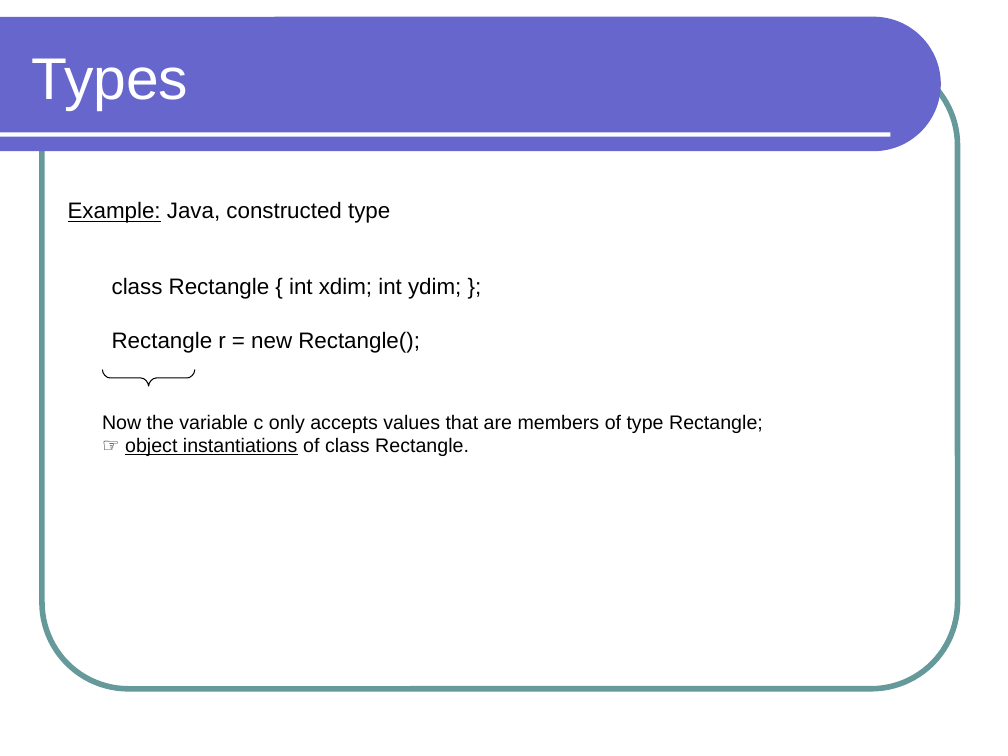
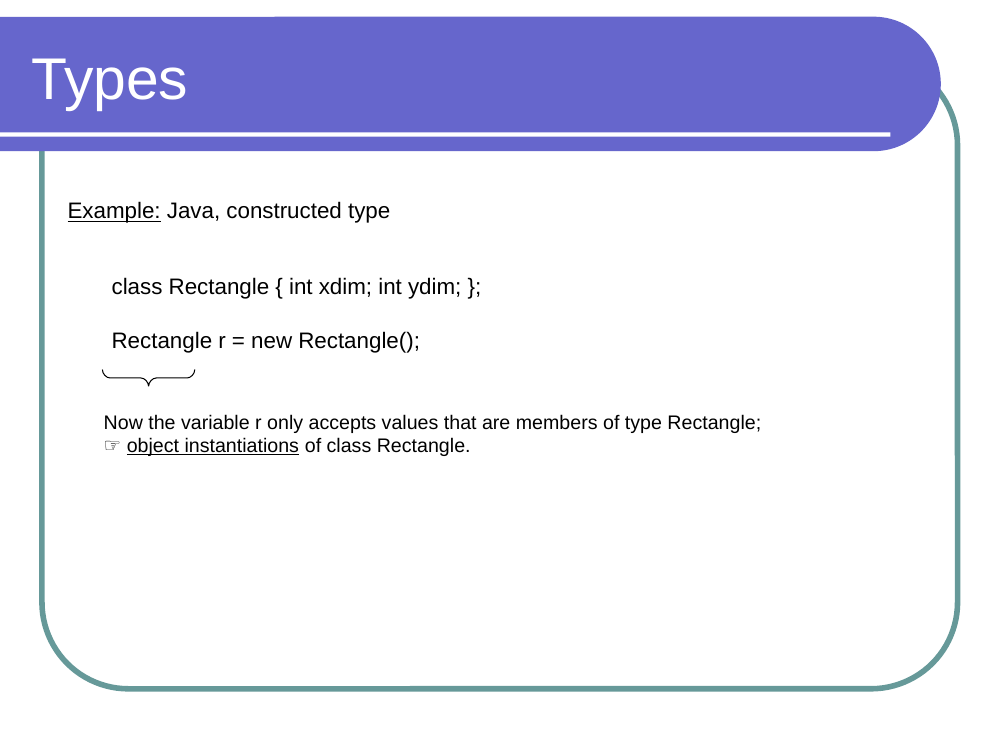
Before and after one commit to lutzhamel/CSC301, a slide deck: slide 3 of notes/csc301-ln003.ppt. Drawn at 1008x756 pixels with LibreOffice and Linux fonts; fonts in the diff are those of the drawing. Boxes give left, top, right and bottom in pixels: in the first picture for what was removed or moved away, otherwise in the second. Text is boxed around its words. In the diff, an @@ line names an element or a change of style, - is before the commit and + after.

```diff
--- a/notes/csc301-ln003.ppt
+++ b/notes/csc301-ln003.ppt
@@ text at (104, 414, 761, 433): text changed @@
-Now the variable c only accepts values that are members of type Rectangle;
+Now the variable r only accepts values that are members of type Rectangle;
```
Also in this commit, not shown: 11 other slides changed, 3 slides added, 6 slides removed, 5 other files.
